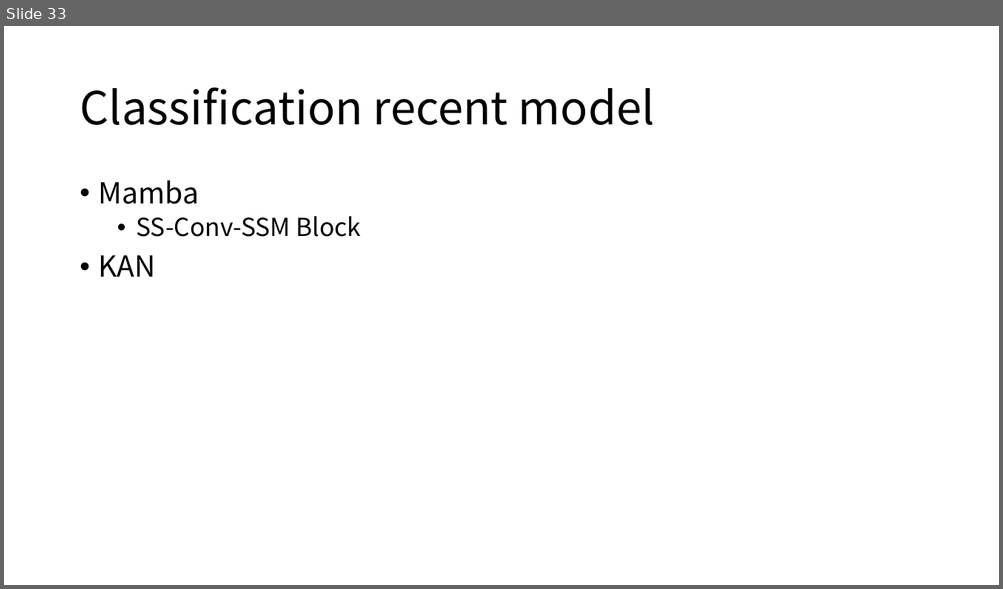
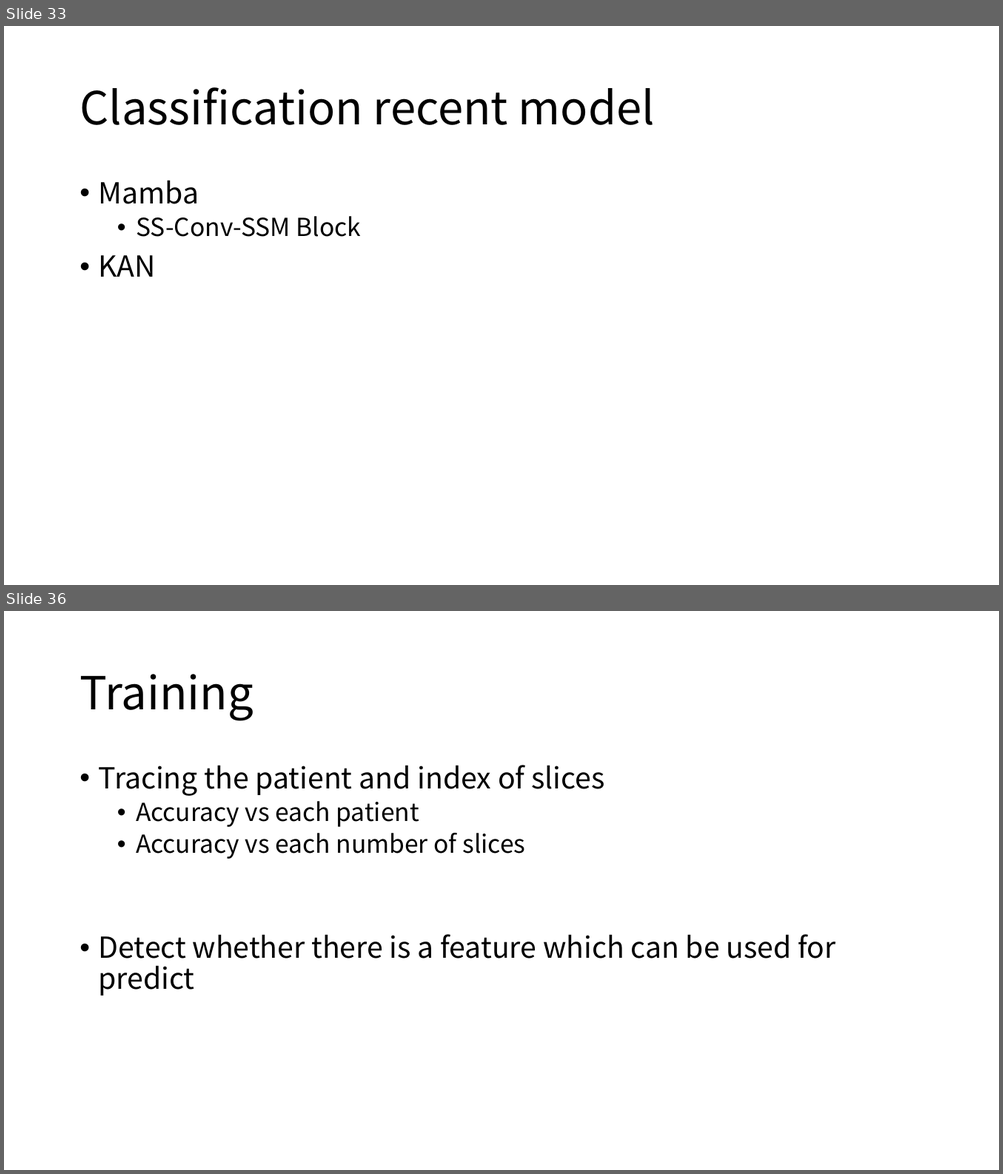
Before and after one commit to XinzhouLi/ViT_Classification, a slide deck: Weekly Meeting.pptx. Shown one above the other, each under a label of ours: slide 33 before the commit, slides 33 and 36 after it; the slides between them are not shown. The pictures are 1003x589 and 1003x1174 pixels, drawn with LibreOffice and Linux fonts; fonts in the diff are those of the drawing. Boxes give left, top, right and bottom in pixels: in the first picture for what was removed or moved away, otherwise in the second. Text is boxed around its words. In the diff, an @@ line names an element or a change of style, - is before the commit and + after.

```diff
--- a/Weekly Meeting.pptx
+++ b/Weekly Meeting.pptx
@@ slide 36 added at box(4, 611, 999, 1170), background #FFFFFF @@
@@ title added at box(79, 674, 253, 721), 44 pt, text #000000 @@
+Training
@@ text added at box(99, 765, 835, 996), 28 pt, text #000000 @@
+• Tracing the patient and index of slices
+  • Accuracy vs each patient
+  • Accuracy vs each number of slices
+• Detect whether there is a feature which can be used for predict
```
Also in this commit, not shown: 2 other slides added.
